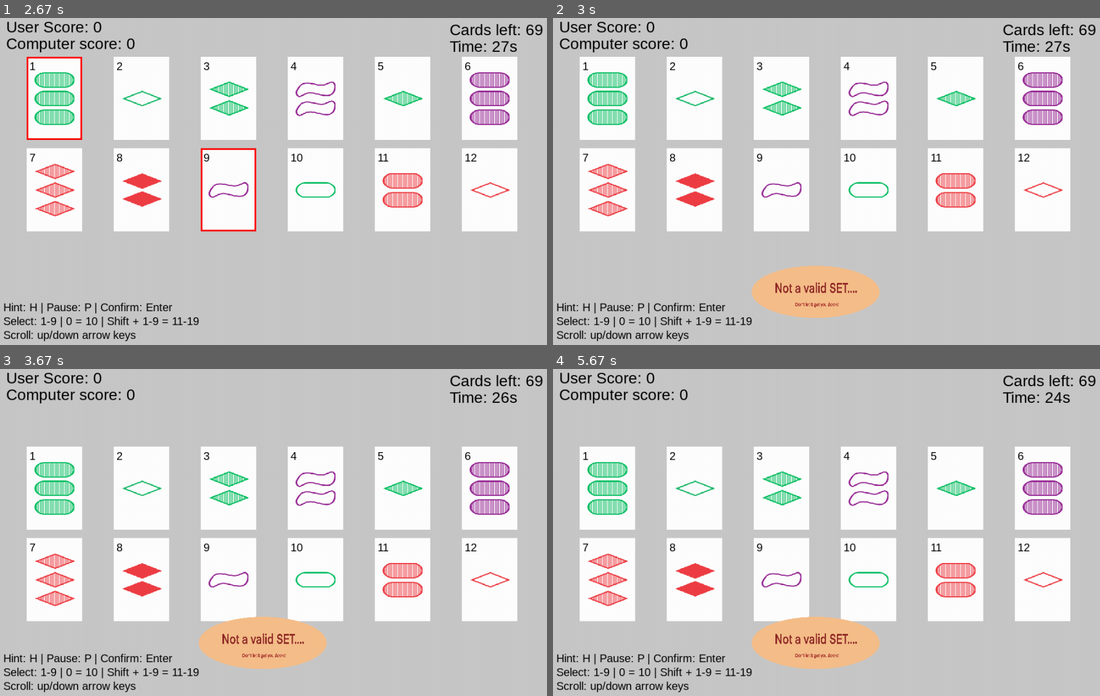
Above: before the commit, frames 1-4 (two rows, left to right).
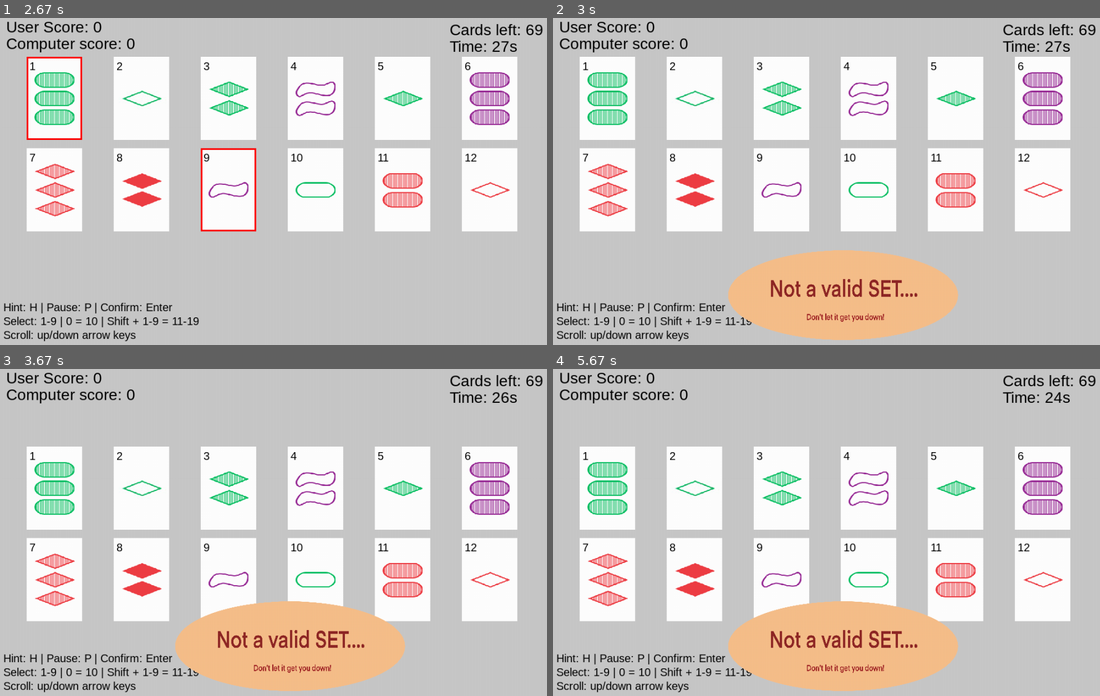
Above: after the commit, the same moments.

Repository: MifiLoiz/Sett
Game: pygame game, started from set_pygame.py
The game is run twice, just before and just after one commit, with the same random seed, the same clock (stepped at 60 frames per second) and the same inputs.
Inputs:
- Up to frame 1 (2.67 s): hold P 0.33-0.8 s; hold Up 0.33-0.8 s; hold P 0.83-1.3 s; click "1" at 1.38 s; tap Enter at 1.67 s; click "9" at 2.05 s
- Up to frame 2 (3 s): click "2" at 2.88 s
- Up to frame 3 (3.67 s): hold Down 3.17-3.63 s
- Up to frame 4 (5.67 s): hold Up 3.67-4.03 s; hold Down 4.07-4.43 s; hold Up 4.47-4.77 s; hold Down 4.8-5.1 s; hold Up 5.13-5.5 s; hold Down from 5.53 s (still down)

Frame 1 is identical in both runs. In frame 2, 6.7% of the frame differs, in the area x 31-75%, y 70-99%; in frame 3, 6.8%; in frame 4, 6.8%.

Commit message:
Improved the messages of "3 added cards" and "not a valid set"

Diff:
--- a/set_pygame.py
+++ b/set_pygame.py
@@ -1,5 +1,6 @@
 """
-This is the interface of our game, and therefore basically how the game works and all its attributes
+This is the interface of our game, and therefore basically how the game works and all its attributes.
+Vb: This file contains two sets, which we have positioned together since they are both inherently about the functionality of the game.
 """
 
 import pygame
@@ -288,8 +289,8 @@
 #!!!!! MAAR DEZE IMAGE IS NIET EVEN GROOT
         else:
             self.message = pygame.image.load("Invalid_set.png")
-            self.message = pygame.transform.scale(self.message, (450, 250))
-            self.screen.blit(self.message, (10, 5))  # draws the card image with a small margin
+            self.message = pygame.transform.scale(self.message, (570, 270))
+            self.screen.blit(self.message, (0, 0))  # draws the card image with a small margin
 
         self.message_time = time.time()  # sets the message time to current time
         self.selected_indices.clear()
@@ -395,8 +396,9 @@
             if self.deck:
                 self.add_cards(min(CARDS_TO_ADD, len(self.deck))) # max 3 cards can be added
                 added_img = pygame.image.load(f"need_3cards.png")
-                added_img = pygame.transform.scale(added_img, (450, 250))
+                added_img = pygame.transform.scale(added_img, (450, 150))
                 self.message = added_img
+                #self.screen.blit(added_img, (DISPLAY_HEIGHT - 10, DISPLAY_WIDTH - 10))
                 self.message_time = time.time()
 
                 self.timer_start = time.time() # Makes sure that user get 30 second for their turn after 3 new added cards
Binary file changed: Invalid_set.png
Binary file changed: need_3cards.png
